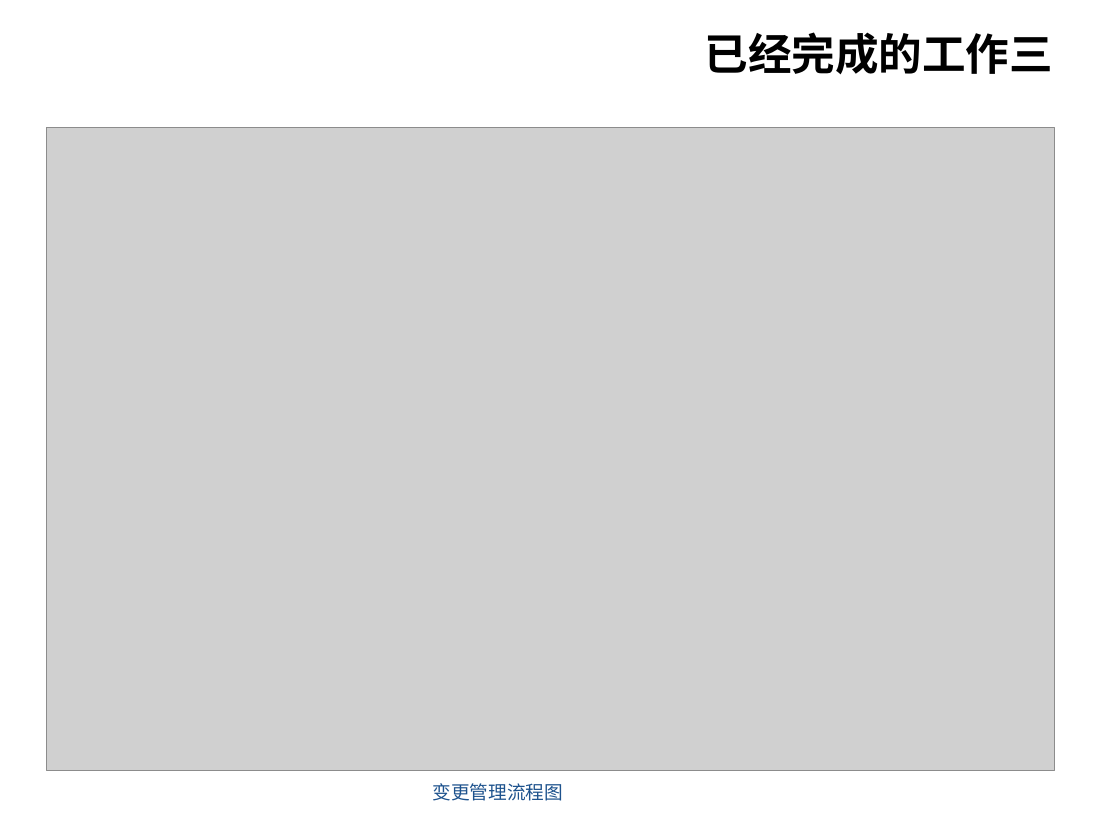
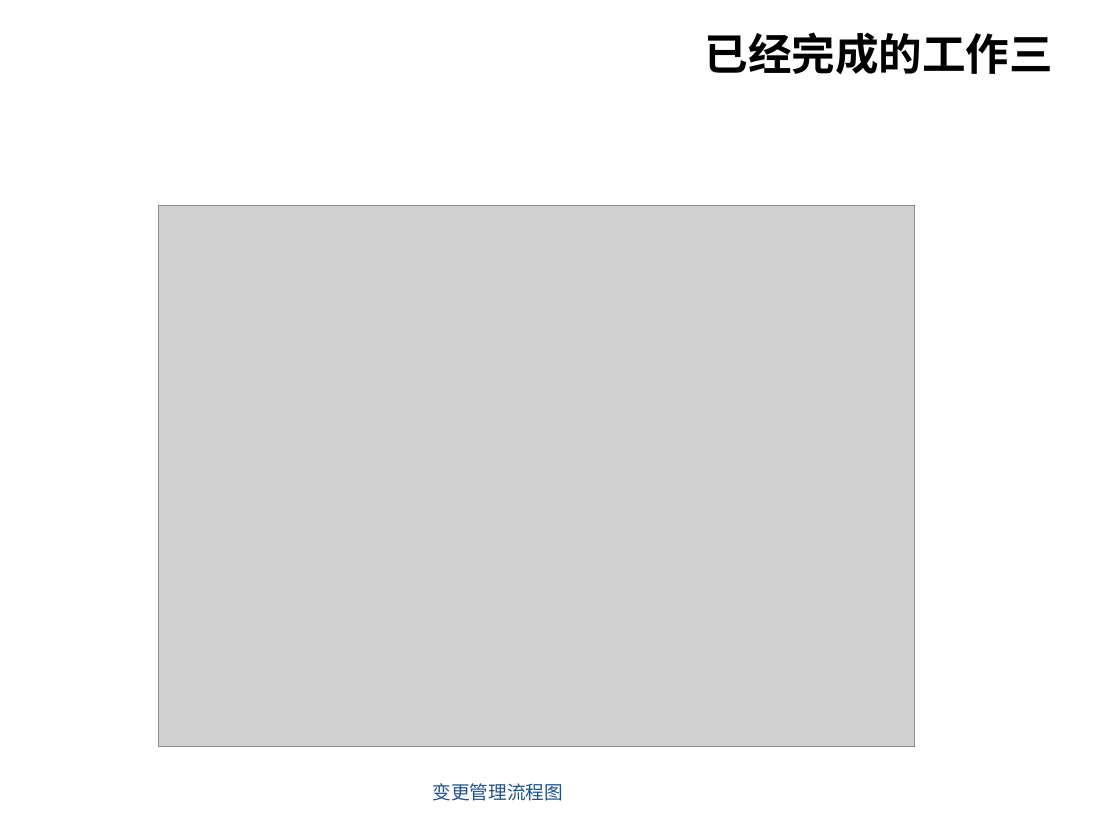
Before and after one commit to wangxydhc/for-graduate, a slide deck: slide 18 of paper/SY1506325_王鑫冶_中期检查报告.ppt. Drawn at 1120x840 pixels with LibreOffice and Linux fonts; fonts in the diff are those of the drawing; grey boxes stand for pictures; background and template pictures are left out. Boxes give left, top, right and bottom in pixels: in the first picture for what was removed or moved away, otherwise in the second. Text is boxed around its words. In the diff, an @@ line names an element or a change of style, - is before the commit and + after.

```diff
--- a/paper/SY1506325_王鑫冶_中期检查报告.ppt
+++ b/paper/SY1506325_王鑫冶_中期检查报告.ppt
@@ picture resized from (x1=47, y1=128, x2=1055, y2=771) to (x1=159, y1=205, x2=915, y2=746) @@
@@ text "变更管理流程图" rewrapped from (x1=420, y1=767, x2=1052, y2=803) to (x1=432, y1=783, x2=563, y2=801) @@
```
Also in this commit, not shown: 10 other slides changed, 2 slides added, 1 other file.
